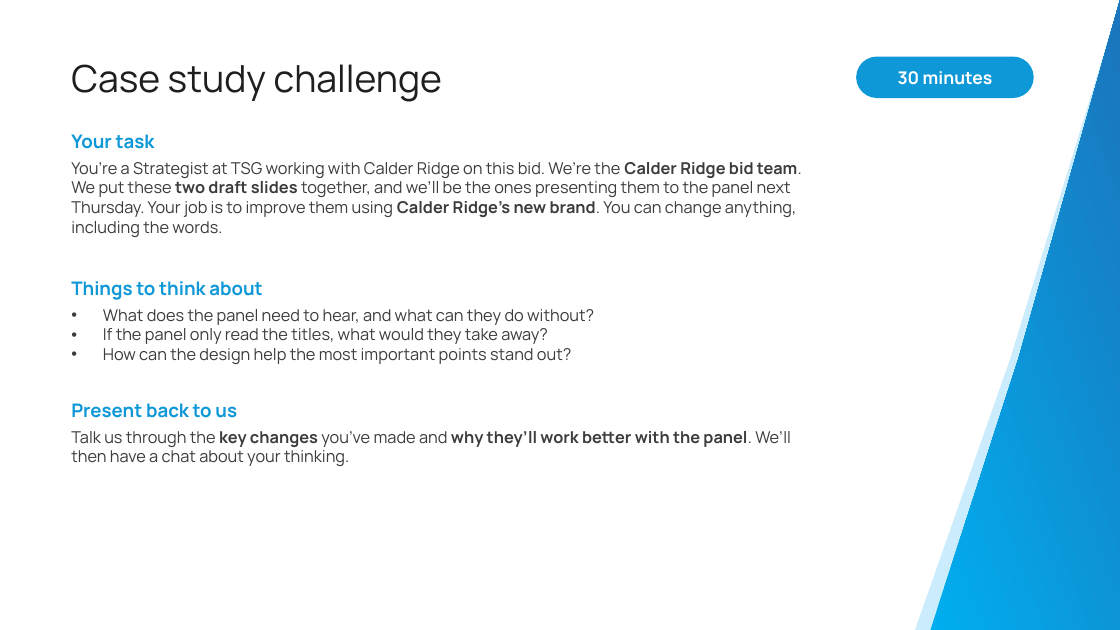
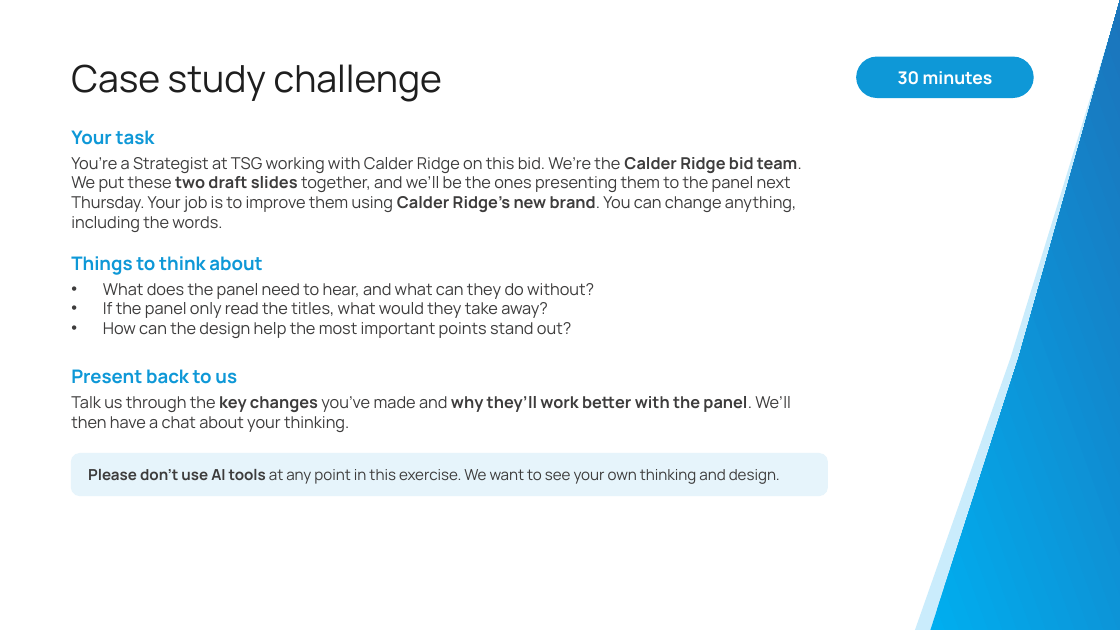
Before and after one commit to alyciawolf02/claude, a slide deck: slide 2 of mp-strategist-case-study/TSG MP Strategist Case Study.pptx. Drawn at 1120x630 pixels with LibreOffice and Linux fonts; fonts in the diff are those of the drawing; background and template pictures are left out. Boxes give left, top, right and bottom in pixels: in the first picture for what was removed or moved away, otherwise in the second. Text is boxed around its words. In the diff, an @@ line names an element or a change of style, - is before the commit and + after.

```diff
--- a/mp-strategist-case-study/TSG MP Strategist Case Study.pptx
+++ b/mp-strategist-case-study/TSG MP Strategist Case Study.pptx
@@ text "Your task": place and size @@
-text "Your task" at (71,134,155,149)
+text "Your task" at (71,130,155,145)
@@ text "You’re a Strategist at TSG ...": place and size @@
-text "You’re a Strategist at TSG ..." at (71,162,802,237)
+text "You’re a Strategist at TSG ..." at (71,157,802,232)
@@ text "Things to think about": place and size @@
-text "Things to think about" at (71,281,262,300)
+text "Things to think about" at (71,256,262,275)
@@ text "What does the panel need ...": place and size @@
-text "What does the panel need ..." at (103,309,594,364)
+text "What does the panel need ..." at (103,283,594,338)
@@ text "Present back to us": place and size @@
-text "Present back to us" at (71,403,237,418)
+text "Present back to us" at (71,369,237,384)
@@ text "Talk us through the key ...": place and size @@
-text "Talk us through the key ..." at (71,431,791,466)
+text "Talk us through the key ..." at (71,396,791,432)
@@ rounded rectangle added at (71,454,828,496), fill #E6F4FB, outline #E6F4FB 1 pt @@
@@ text added at (88,469,780,484), 13 pt, text #3D3C3C @@
+Please don’t use AI tools at any point in this exercise. We want to see your own thinking and design.
```
Also in this commit, not shown: 2 other slides changed.
